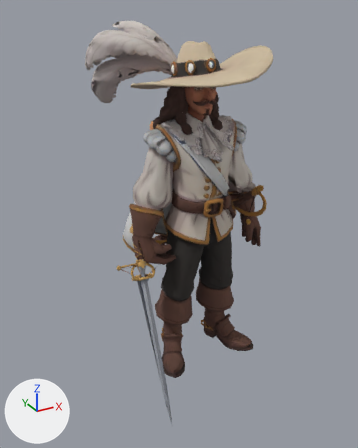
Two versions of the glTF model assets/heroes/duelist.glb, one commit apart.
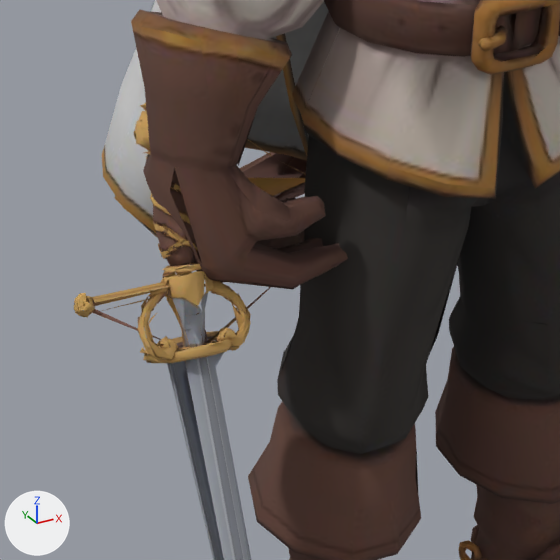
Each version is shown whole from a 50 mm camera at (-1.488, -2.482, 2.181) aimed at (-0.015, 0.196, 0.842), then close up on the part from 28% to 62% of the width and 45% to 72% of the height. Arrows for +X, +Y and +Z are at lower left; the lights stay in place. The older version's two pictures come first. Vertices at exactly the same position are counted once.

Names of what the first close-up shows: 'duelist', 'duelist_rapier'.
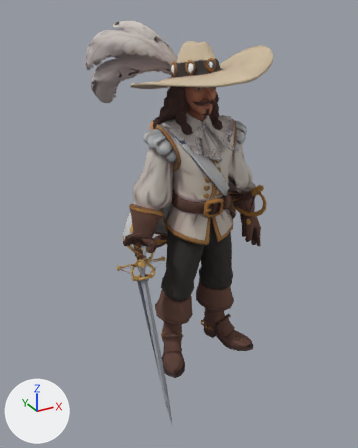
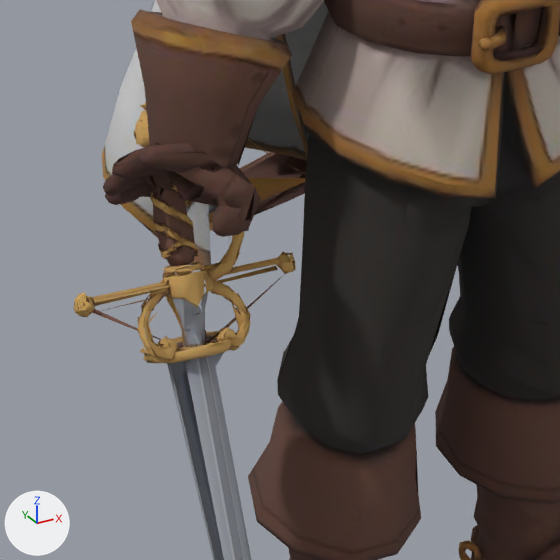
What differs and where, as boxes [x1, y1, x2, y2] in the close-ups (560 x 560 px; the box of a moved part takes in the faces that stretch with it):
part 1 of me_duelist, moved or reshaped: before [147, 166, 348, 290]; after [103, 142, 261, 237]

What the commit changed:
me_duelist is used by ob_duelist; location (0.0, 0.0, 0.0).
me_duelist had 7958 vertices, 12663 faces and spanned x -0.45..0.46, y -0.5..1.05, z 0.0..2.1.
me_duelist now has 7958 vertices, 12663 faces and spans x -0.51..0.46, y -0.5..1.05, z 0.0..2.1.
me_duelist part 1: 217 of 7958 vertices moved; they spanned x -0.4..-0.15, y -0.13..0.05, z 0.73..0.9 and now span x -0.51..-0.32, y -0.15..0.05, z 0.85..0.99; mean shift (-0.18, 0.0, 0.12); largest move (-0.15, -0.04, 0.78) -> (-0.51, -0.05, 0.96).
